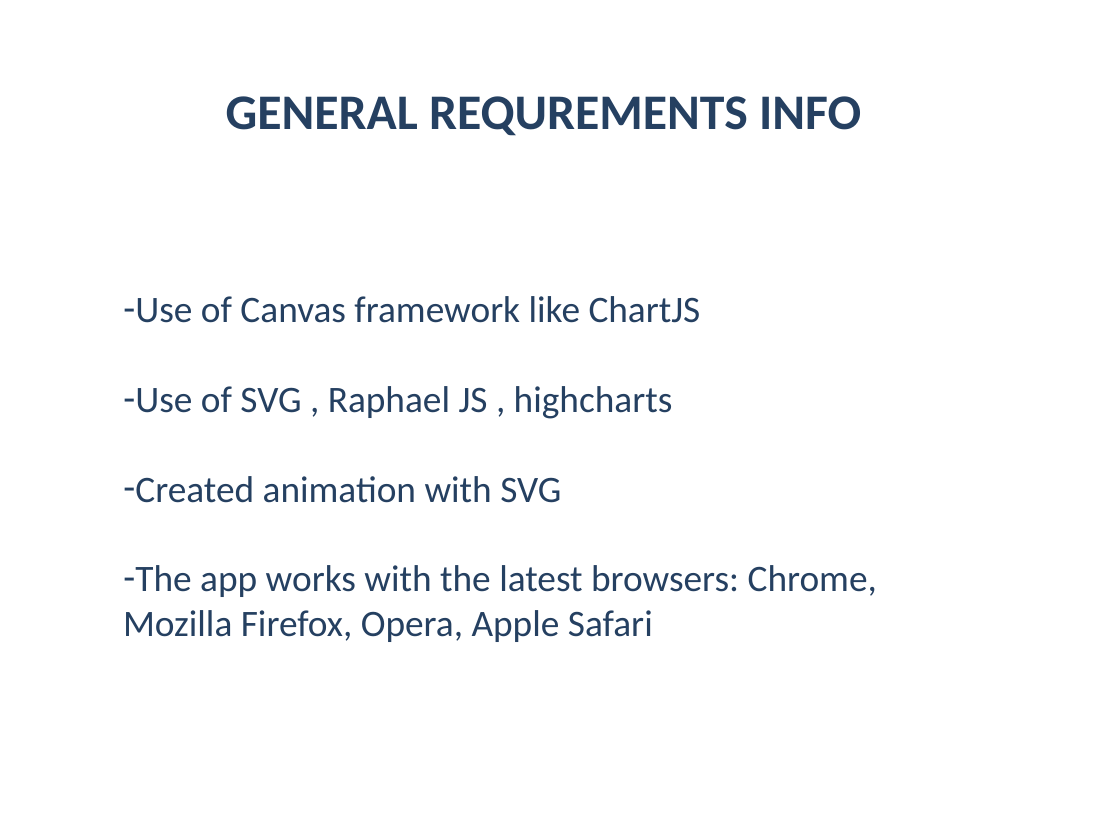
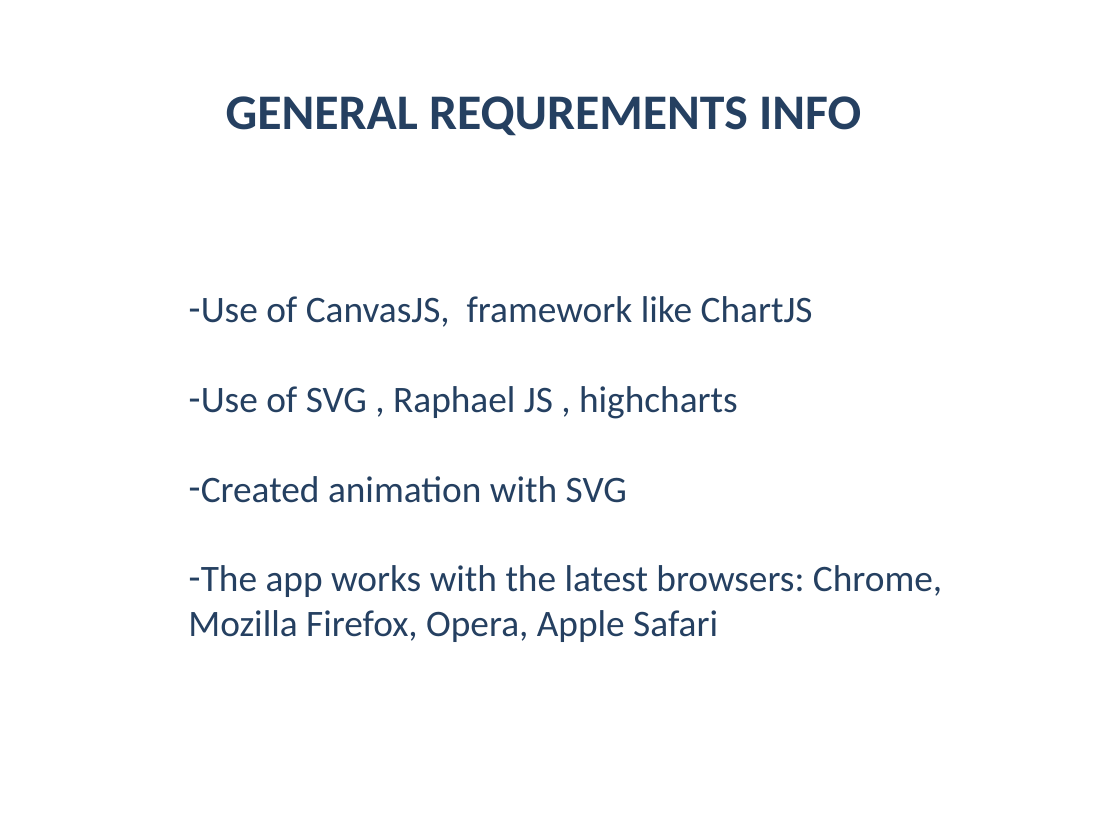
Before and after one commit to Acrelion/JS-Teamwork-Mandarine, a slide deck: slide 7 of Project Documentation/Presentation Mandarine.pptx. Drawn at 1120x840 pixels with LibreOffice and Linux fonts; fonts in the diff are those of the drawing; background and template pictures are left out. Boxes give left, top, right and bottom in pixels: in the first picture for what was removed or moved away, otherwise in the second. Text is boxed around its words. In the diff, an @@ line names an element or a change of style, - is before the commit and + after.

```diff
--- a/Project Documentation/Presentation Mandarine.pptx
+++ b/Project Documentation/Presentation Mandarine.pptx
@@ text "Use of CanvasJS, framework like ..." moved from (x1=123, y1=296, x2=877, y2=642) to (x1=188, y1=296, x2=942, y2=642) @@
@@ text at (x1=201, y1=296, x2=813, y2=327): text changed @@
-– Use of Canvas framework like ChartJS
+– Use of CanvasJS, framework like ChartJS
```
Also in this commit, not shown: 4 other slides changed.
